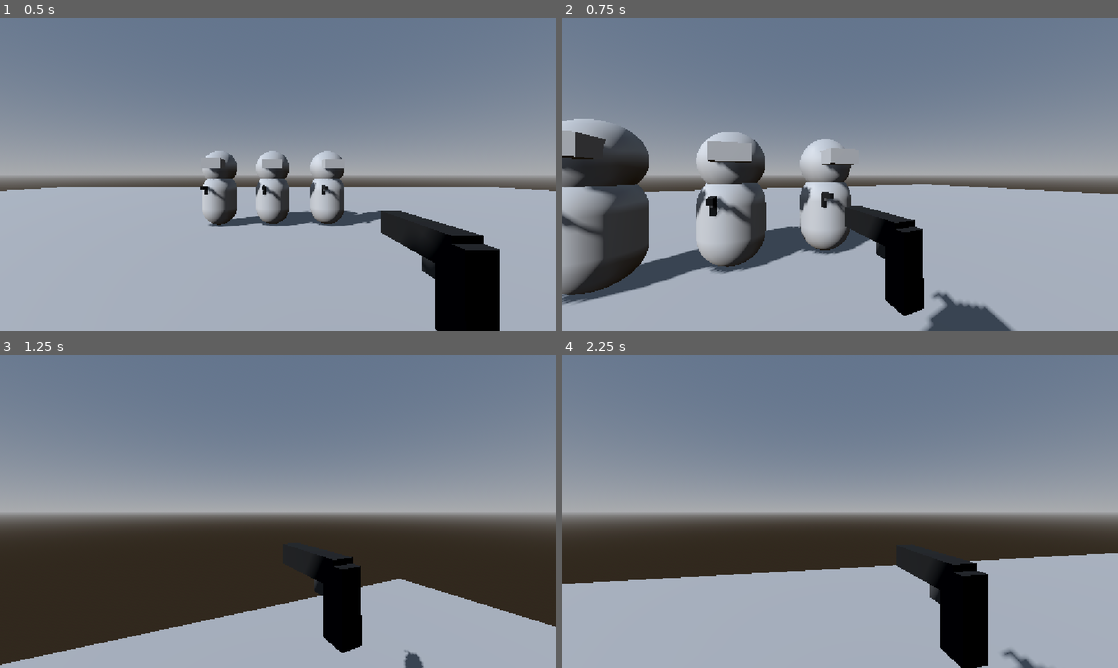
Above: before the commit, frames 1-4 (two rows, left to right).
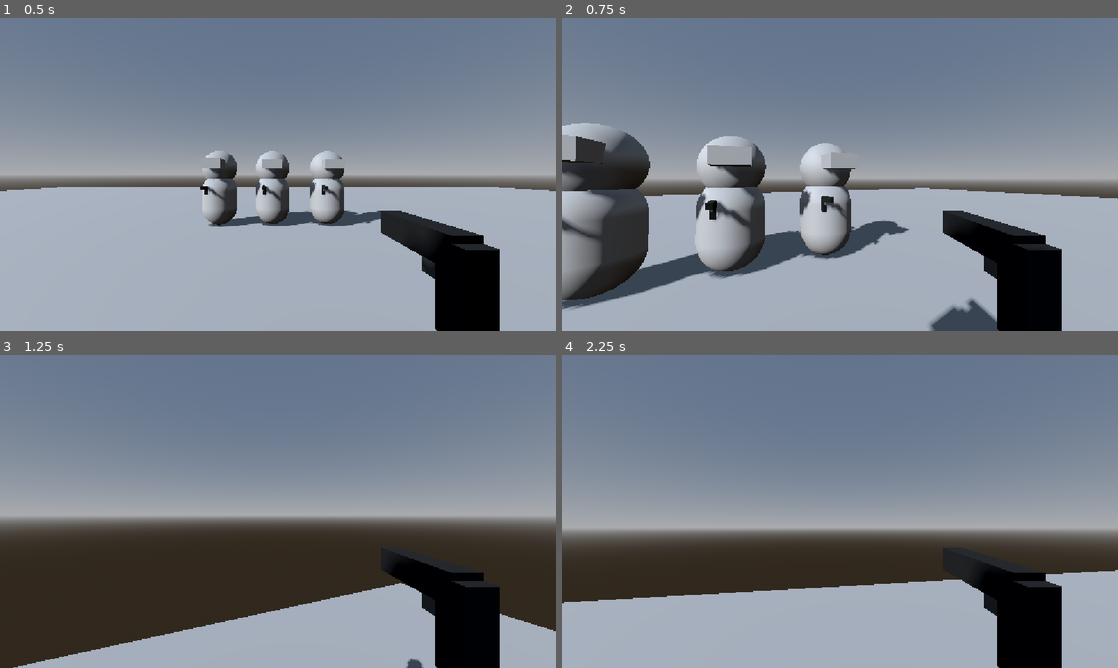
Above: after the commit, the same moments.

Repository: TdoggTH/Barrell-Game
Game: Godot game, scene res://root.tscn
Same seed, same stepped clock (60 frames per second), same inputs: the game is played once before the commit and once after it.
Inputs (mouse positions are in pixels of both pictures, inside the frame that each line leads up to):
- Up to frame 1 (0.5 s): no input
- Up to frame 2 (0.75 s): tap Enter at 0.5 s; move the mouse to (867, 174) at 0.52 s; press the mouse at (867, 174) at 0.53 s; hold W (move_forward) from 0.53 s (still down)
- Up to frame 3 (1.25 s): keep holding W (move_forward); tap Space (jump) at 0.77 s
- Up to frame 4 (2.25 s): keep holding W (move_forward); move the mouse to (812, 511) at 1.27 s; release the mouse at (812, 511) at 1.28 s; click (812, 511) at 1.35 s; tap Space (jump) at 1.52 s; move the mouse to (851, 505) at 2.02 s; press the mouse at (851, 505) at 2.03 s

Frame 1 is identical in both runs. In frame 2, 16% of the frame differs, in the area x 0-100%, y 32-100%; in frame 3, 11%; in frame 4, 20%, in the area x 0-100%, y 50-100%.

Commit message:
MOUSELOOK!!!!

Diff:
--- a/game-files/Player/Player.tscn
+++ b/game-files/Player/Player.tscn
@@ -9,20 +9,23 @@
 
 [sub_resource type="CapsuleMesh" id="CapsuleMesh_pakj4"]
 
-[node name="Player" type="CharacterBody3D" unique_id=50377273]
+[node name="Player" type="CharacterBody3D" unique_id=50377273 node_paths=PackedStringArray("camdirection")]
 script = ExtResource("1_xhfnw")
+camdirection = NodePath("Camera Controller")
 
-[node name="gun" parent="." unique_id=312965893 instance=ExtResource("2_kpjcp")]
-transform = Transform3D(-1, 0, 8.742278e-08, 0, 1, 0, -8.742278e-08, 0, -1, 0.45440817, 0.47705764, -0.6026857)
-
-[node name="Camera Controller" type="Node3D" parent="." unique_id=709638813]
+[node name="Camera Controller" type="Node3D" parent="." unique_id=709638813 node_paths=PackedStringArray("marker")]
 script = ExtResource("3_ddoul")
+marker = NodePath("Marker3D")
 
 [node name="Marker3D" type="Marker3D" parent="Camera Controller" unique_id=287571120]
+transform = Transform3D(1, 0, 0, 0, 1, 0, 0, 0, 1, 0, 0.7, 0)
 
 [node name="Camera3D" type="Camera3D" parent="Camera Controller/Marker3D" unique_id=2017626905]
-transform = Transform3D(1, 0, 0, 0, 1, 0, 0, 0, 1, 0, 0.7668872, 0)
+transform = Transform3D(1, 0, 0, 0, 1, 0, 0, 0, 1, 0, 0.0668872, 0)
 script = ExtResource("2_tok1r")
+
+[node name="gun" parent="Camera Controller/Marker3D" unique_id=312965893 instance=ExtResource("2_kpjcp")]
+transform = Transform3D(-1, 0, 8.742278e-08, 0, 1, 0, -8.742278e-08, 0, -1, 0.45440817, -0.22294235, -0.6026857)
 
 [node name="CollisionShape3D" type="CollisionShape3D" parent="." unique_id=546207268]
 shape = SubResource("CapsuleShape3D_pakj4")
--- a/game-files/Player/camera_controller.gd
+++ b/game-files/Player/camera_controller.gd
@@ -1,4 +1,6 @@
 extends Node3D
+
+@export var marker : Marker3D
 
 var mouse_sensitivity : float = 0.01
 var capture_mouse : bool
@@ -10,7 +12,6 @@
 	if capture_mouse:
 		mouse_input.x += -event.screen_relative.x * mouse_sensitivity
 		mouse_input.y += -event.screen_relative.y * mouse_sensitivity
-		print(mouse_input)
 
 # Called when the node enters the scene tree for the first time.
 func _ready() -> void:
@@ -19,18 +20,16 @@
 
 # Called every frame. 'delta' is the elapsed time since the previous frame.
 func _process(delta: float) -> void:
-	update_camera_rotation(mouse_input)
+	update_camera_rotationx(mouse_input)
 	mouse_input = Vector2.ZERO
 
-func update_camera_rotation(input: Vector2) -> void:
+func update_camera_rotationx(input: Vector2) -> void:
 	crotation.x += input.y
 	crotation.y += input.x
-	crotation.x = clamp(crotation.x, deg_to_rad(-90), deg_to_rad(90))
+	crotation.x = clamp(crotation.x, deg_to_rad(-60), deg_to_rad(60))
 
-	var player_rotation = Vector3(0.0, crotation.y, 0.0)
-	var camera_rotation = Vector3(crotation.x,0.0, 0.0)
+	var player_rotation = Vector3(crotation.x, crotation.y, 0.0)
 
-	transform.basis = Basis.from_euler(camera_rotation)
-	transform.basis = Basis.from_euler(player_rotation)
+	marker.transform.basis = Basis.from_euler(player_rotation)
 
 	crotation.z = 0.0
--- a/game-files/Player/player.gd
+++ b/game-files/Player/player.gd
@@ -1,5 +1,6 @@
 extends CharacterBody3D
 
+@export var camdirection : Node3D
 
 # How fast the player moves in meters per second.
 @export var speed = 14
@@ -15,8 +16,6 @@
 
 func _ready():
 	target_velocity = Vector3.ZERO
-	camera3D = Camera3D.new()
-	Input.mouse_mode = Input.MOUSE_MODE_CAPTURED
 
 func _physics_process(delta):
 
@@ -35,6 +34,8 @@
 	if Input.is_action_pressed("move_forward"):
 		direction.z -= 1
 
+	#direction = (direction + camdirection.crotation)
+
 			# Ground Velocity
 	target_velocity.x = direction.x * speed
 	target_velocity.z = direction.z * speed
@@ -49,23 +50,3 @@
 	# Moving the Character
 	velocity = target_velocity
 	move_and_slide()
-
-#func _input(event):
-	#if event is InputEventMouseMotion and Input.get_mouse_mode() == Input.MOUSE_MODE_CAPTURED:
-		#rotation_helper.rotate_x(deg2rad(event.relative.y * MOUSE_SENSITIVITY))
-		#self.rotate_y(deg2rad(event.relative.x * MOUSE_SENSITIVITY * -1))
-
-		#var camera_rot = rotation_helper.rotation_degrees
-		#camera_rot.x = clamp(camera_rot.x, -70, 70)
-		#rotation_helper.rotation_degrees = camera_rot
-
-#func _input(event):
-	#if event is InputEventMouseMotion and Input.mouse_mode == Input.MOUSE_MODE_CAPTURED:
-		# Rotate the player horizontally (Y axis)
-		#camera3D.rotate_y(-event.relative.x * mouse_sensitivity)
-
-		# Rotate the camera pivot vertically (X axis)
-		#camera3D.rotate_x(-event.relative.y * mouse_sensitivity)
-
-		# Clamp the vertical pitch to prevent the camera from flipping over
-		#rotation.x = clamp(camera3D.rotation.x, min_pitch, max_pitch)
